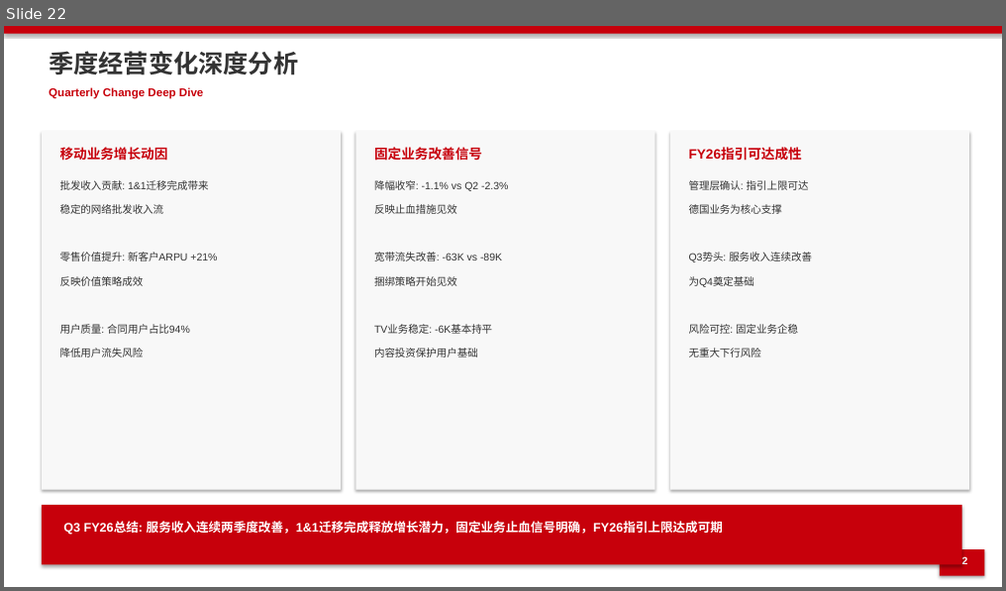
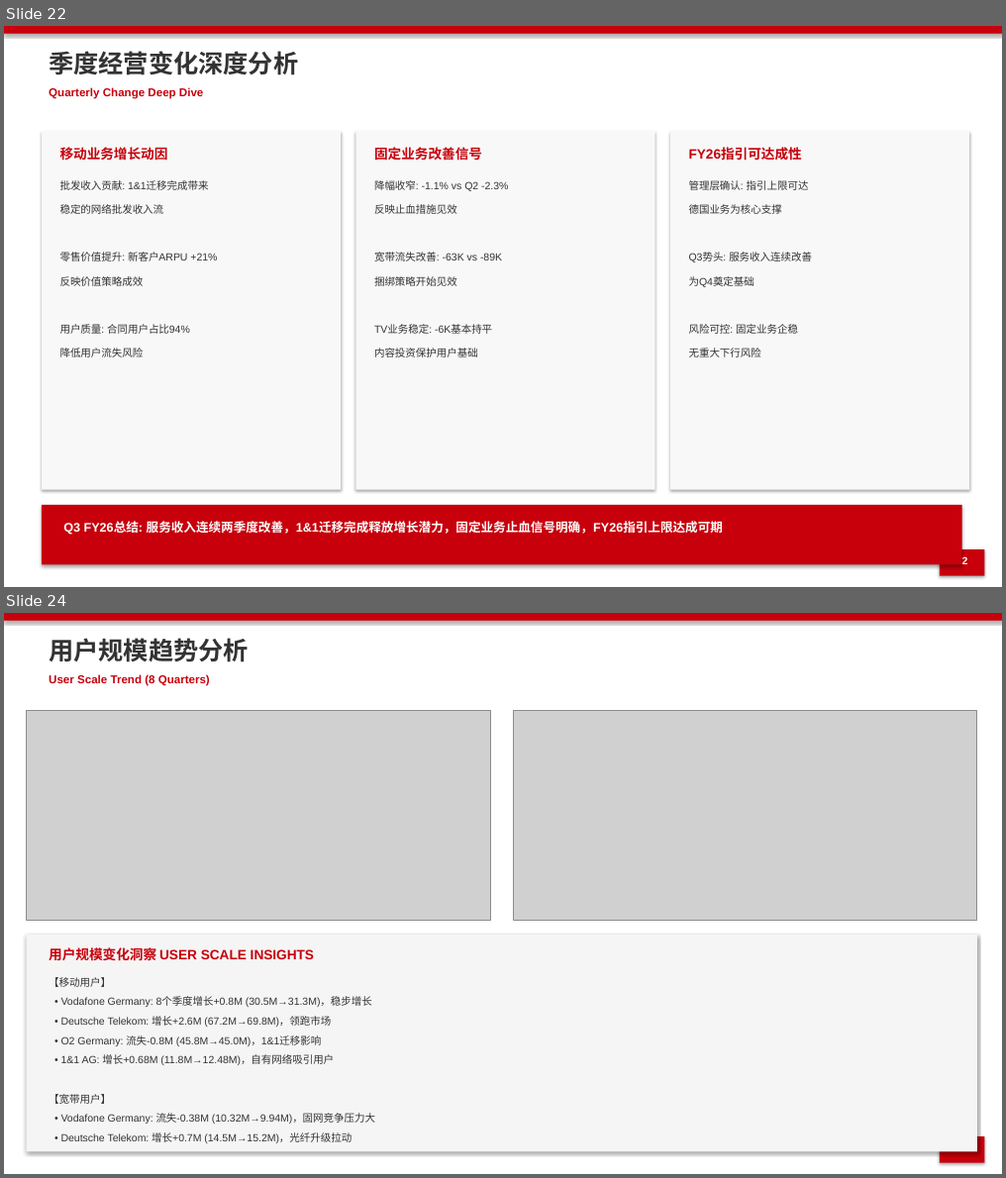
Before and after one commit to mypinseeker/BLM-Financial-Report-Analysis, a slide deck: data/output/blm_vodafone_germany_q3_fy26.pptx. Shown one above the other, each under a label of ours: slide 22 before the commit, slides 22 and 24 after it; the slides between them are not shown. The pictures are 1006x591 and 1006x1178 pixels, drawn with LibreOffice and Linux fonts; fonts in the diff are those of the drawing; grey boxes stand for pictures. Boxes give left, top, right and bottom in pixels: in the first picture for what was removed or moved away, otherwise in the second. Text is boxed around its words. In the diff, an @@ line names an element or a change of style, - is before the commit and + after.

```diff
--- a/data/output/blm_vodafone_germany_q3_fy26.pptx
+++ b/data/output/blm_vodafone_germany_q3_fy26.pptx
@@ slide 24 added at box(4, 613, 1002, 1174), background #FFFFFF @@
@@ rectangle added at box(4, 613, 1002, 621), fill #C7000B @@
@@ text added at box(49, 638, 249, 663), 24 pt, text #333333, bold @@
+用户规模趋势分析
@@ text added at box(49, 675, 210, 687), 11 pt, text #C7000B, bold @@
+User Scale Trend (8 Quarters)
@@ picture added at box(27, 710, 491, 920) @@
@@ picture added at box(513, 710, 977, 920) @@
@@ rectangle added at box(27, 935, 977, 1152), fill #F5F5F5 @@
@@ text added at box(49, 948, 314, 960), 13 pt, text #C7000B, bold @@
+用户规模变化洞察 USER SCALE INSIGHTS
@@ text added at box(49, 977, 111, 987), 10 pt, text #333333 @@
+【移动用户】
@@ text added at box(61, 997, 372, 1007), 10 pt, text #333333 @@
+• Vodafone Germany: 8个季度增长+0.8M (30.5M→31.3M)，稳步增长
@@ text added at box(61, 1016, 331, 1027), 10 pt, text #333333 @@
+• Deutsche Telekom: 增长+2.6M (67.2M→69.8M)，领跑市场
@@ text added at box(61, 1036, 321, 1047), 10 pt, text #333333 @@
+• O2 Germany: 流失-0.8M (45.8M→45.0M)，1&1迁移影响
@@ text added at box(61, 1055, 334, 1065), 10 pt, text #333333 @@
+• 1&1 AG: 增长+0.68M (11.8M→12.48M)，自有网络吸引用户
@@ text added at box(49, 1094, 111, 1104), 10 pt, text #333333 @@
+【宽带用户】
@@ text added at box(61, 1113, 375, 1124), 10 pt, text #333333 @@
+• Vodafone Germany: 流失-0.38M (10.32M→9.94M)，固网竞争压力大
@@ text added at box(61, 1133, 351, 1144), 10 pt, text #333333 @@
+• Deutsche Telekom: 增长+0.7M (14.5M→15.2M)，光纤升级拉动
@@ rectangle added at box(940, 1137, 985, 1163), fill #C7000B @@
@@ text added at box(956, 1152, 968, 1155), 10 pt, text #FFFFFF, bold @@
+24
```
Also in this commit, not shown: 7 slides changed, 8 other slides added, 4 other files.
